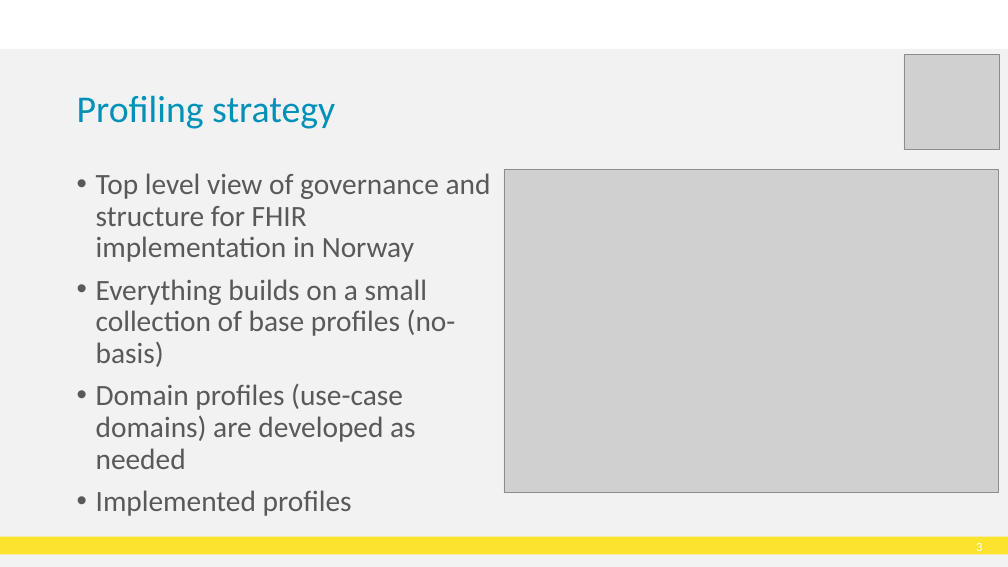
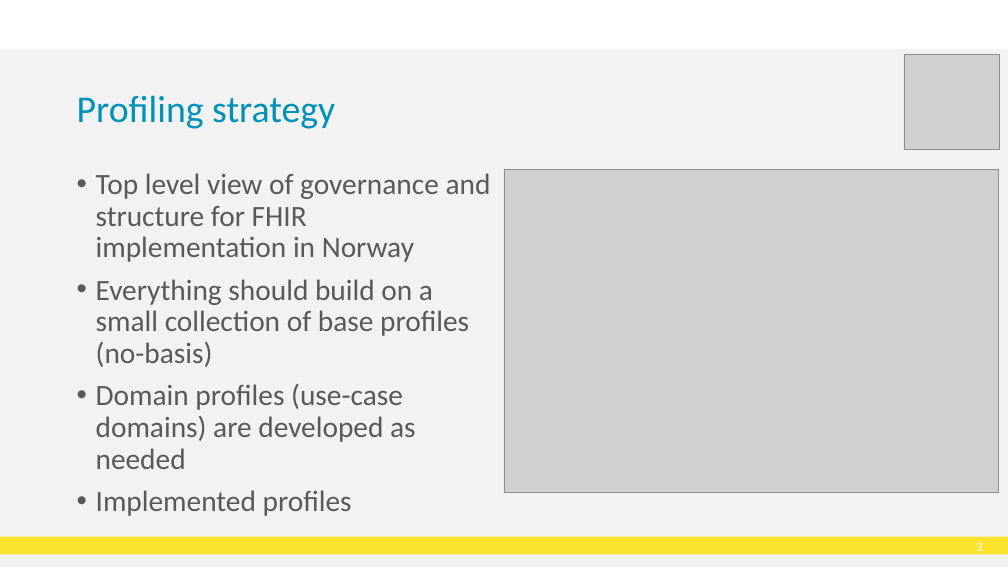
Before and after one commit to HL7Norway/best-practice, a slide deck: slide 4 of docs/presentasjoner/DD23_CT_230508_Thomas_Tveit_Rosenlund_FHIR-in-Norway.pptx. Drawn at 1008x567 pixels with LibreOffice and Linux fonts; fonts in the diff are those of the drawing; grey boxes stand for pictures; background and template pictures are left out. Boxes give left, top, right and bottom in pixels: in the first picture for what was removed or moved away, otherwise in the second. Text is boxed around its words. In the diff, an @@ line names an element or a change of style, - is before the commit and + after.

```diff
--- a/docs/presentasjoner/DD23_CT_230508_Thomas_Tveit_Rosenlund_FHIR-in-Norway.pptx
+++ b/docs/presentasjoner/DD23_CT_230508_Thomas_Tveit_Rosenlund_FHIR-in-Norway.pptx
@@ text at (96, 279, 469, 367): text changed @@
-• Everything builds on a small collection of base profiles (no-basis)
+• Everything should build on a small collection of base profiles (no-basis)
```
Also in this commit, not shown: 2 other slides changed.
